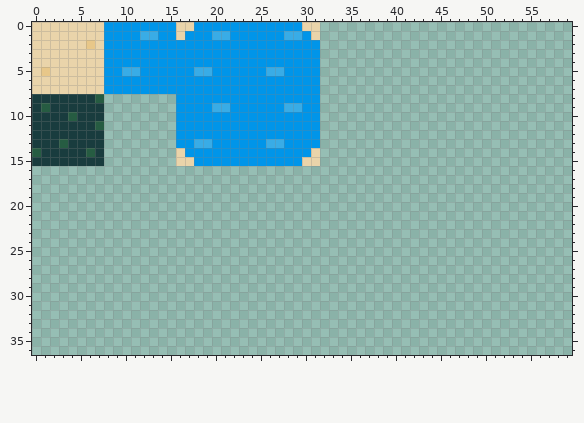
Two versions of one pixel-art file, res/tiles.ase. Above is the file before it was changed.
128x128 pixels, 1 frame. Shown: x 0..59, y 0..36.
Now the later version:
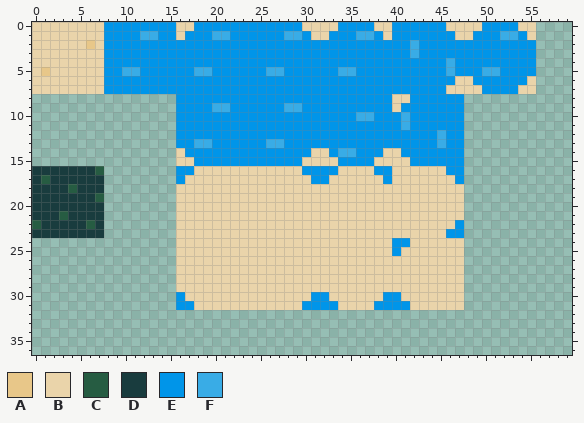
Palette (. is transparent): A #e8c789  B #ead4aa  C #265c42  D #193c3e  E #0095e9  F #39ace6
Changes in this commit:
@@ x 0..59 @@
- 0 BBBBBBBBEEEEEEEEBBEEEEEEEEEEEEBB............................
- 1 BBBBBBBBEEEEFFEEBEEEFFEEEEEEFFEB............................
- 2 BBBBBBABEEEEEEEEEEEEEEEEEEEEEEEE............................
- 3 BBBBBBBBEEEEEEEEEEEEEEEEEEEEEEEE............................
- 4 BBBBBBBBEEEEEEEEEEEEEEEEEEEEEEEE............................
- 5 BABBBBBBEEFFEEEEEEFFEEEEEEFFEEEE............................
- 6 BBBBBBBBEEEEEEEEEEEEEEEEEEEEEEEE............................
- 7 BBBBBBBBEEEEEEEEEEEEEEEEEEEEEEEE............................
- 8 DDDDDDDC........EEEEEEEEEEEEEEEE............................
- 9 DCDDDDDD........EEEEFFEEEEEEFFEE............................
-10 DDDDCDDD........EEEEEEEEEEEEEEEE............................
-11 DDDDDDDC........EEEEEEEEEEEEEEEE............................
-12 DDDDDDDD........EEEEEEEEEEEEEEEE............................
-13 DDDCDDDD........EEFFEEEEEEFFEEEE............................
-14 CDDDDDCD........BEEEEEEEEEEEEEEB............................
-15 DDDDDDDD........BBEEEEEEEEEEEEBB............................
-16 ............................................................
-17 ............................................................
-18 ............................................................
-19 ............................................................
-20 ............................................................
-21 ............................................................
-22 ............................................................
-23 ............................................................
-24 ............................................................
-25 ............................................................
-26 ............................................................
-27 ............................................................
-28 ............................................................
-29 ............................................................
-30 ............................................................
-31 ............................................................
+ 0 BBBBBBBBEEEEEEEEBBEEEEEEEEEEEEBBBBEEEEBBEEEEEEBBBBEEEEBB....
+ 1 BBBBBBBBEEEEFFEEBEEEFFEEEEEEFFEBBEEEFFEBEEEEEEEBBEEEFFEB....
+ 2 BBBBBBABEEEEEEEEEEEEEEEEEEEEEEEEEEEEEEEEEEFEEEEEEEEEEEEE....
+ 3 BBBBBBBBEEEEEEEEEEEEEEEEEEEEEEEEEEEEEEEEEEFEEEEEEEEEEEEE....
+ 4 BBBBBBBBEEEEEEEEEEEEEEEEEEEEEEEEEEEEEEEEEEEEEEFEEEEEEEEE....
+ 5 BABBBBBBEEFFEEEEEEFFEEEEEEFFEEEEEEFFEEEEEEEEEEFEEEFFEEEE....
+ 6 BBBBBBBBEEEEEEEEEEEEEEEEEEEEEEEEEEEEEEEEEEEEEEEBBEEEEEEB....
+ 7 BBBBBBBBEEEEEEEEEEEEEEEEEEEEEEEEEEEEEEEEEEEEEEBBBBEEEEBB....
+ 8 ................EEEEEEEEEEEEEEEEEEEEEEEEBBEEEEEE............
+ 9 ................EEEEFFEEEEEEFFEEEEEEEEEEBEEEEEEE............
+10 ................EEEEEEEEEEEEEEEEEEEEFFEEEFEEEEEE............
+11 ................EEEEEEEEEEEEEEEEEEEEEEEEEFEEEEEE............
+12 ................EEEEEEEEEEEEEEEEEEEEEEEEEEEEEFEE............
+13 ................EEFFEEEEEEFFEEEEEEEEEEEEEEEEEFEE............
+14 ................BEEEEEEEEEEEEEEBBEFFEEEBBEEEEEEE............
+15 ................BBEEEEEEEEEEEEBBBBEEEEBBBBEEEEEE............
+16 DDDDDDDC........EEBBBBBBBBBBBBEEEEBBBBEEBBBBBBEE............
+17 DCDDDDDD........EBBBBBBBBBBBBBBEEBBBBBBEBBBBBBBE............
+18 DDDDCDDD........BBBBBBBBBBBBBBBBBBBBBBBBBBBBBBBB............
+19 DDDDDDDC........BBBBBBBBBBBBBBBBBBBBBBBBBBBBBBBB............
+20 DDDDDDDD........BBBBBBBBBBBBBBBBBBBBBBBBBBBBBBBB............
+21 DDDCDDDD........BBBBBBBBBBBBBBBBBBBBBBBBBBBBBBBB............
+22 CDDDDDCD........BBBBBBBBBBBBBBBBBBBBBBBBBBBBBBBE............
+23 DDDDDDDD........BBBBBBBBBBBBBBBBBBBBBBBBBBBBBBEE............
+24 ................BBBBBBBBBBBBBBBBBBBBBBBBEEBBBBBB............
+25 ................BBBBBBBBBBBBBBBBBBBBBBBBEBBBBBBB............
+26 ................BBBBBBBBBBBBBBBBBBBBBBBBBBBBBBBB............
+27 ................BBBBBBBBBBBBBBBBBBBBBBBBBBBBBBBB............
+28 ................BBBBBBBBBBBBBBBBBBBBBBBBBBBBBBBB............
+29 ................BBBBBBBBBBBBBBBBBBBBBBBBBBBBBBBB............
+30 ................EBBBBBBBBBBBBBBEEBBBBBBEEBBBBBBB............
+31 ................EEBBBBBBBBBBBBEEEEBBBBEEEEBBBBBB............
 32 ............................................................
Changed places in both pictures, as pixel boxes (x1, y1, x2, y2):
added: (176, 22, 536, 310)
changed: (32, 94, 104, 238)
